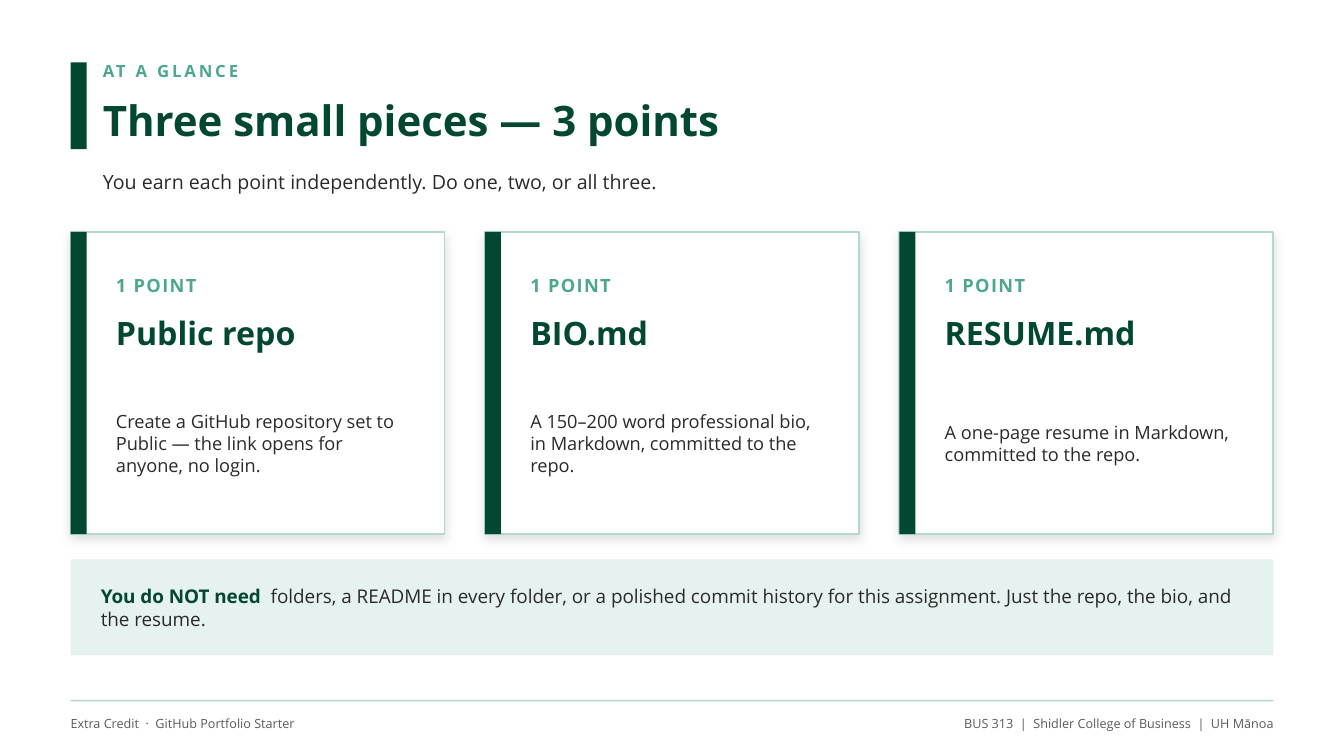
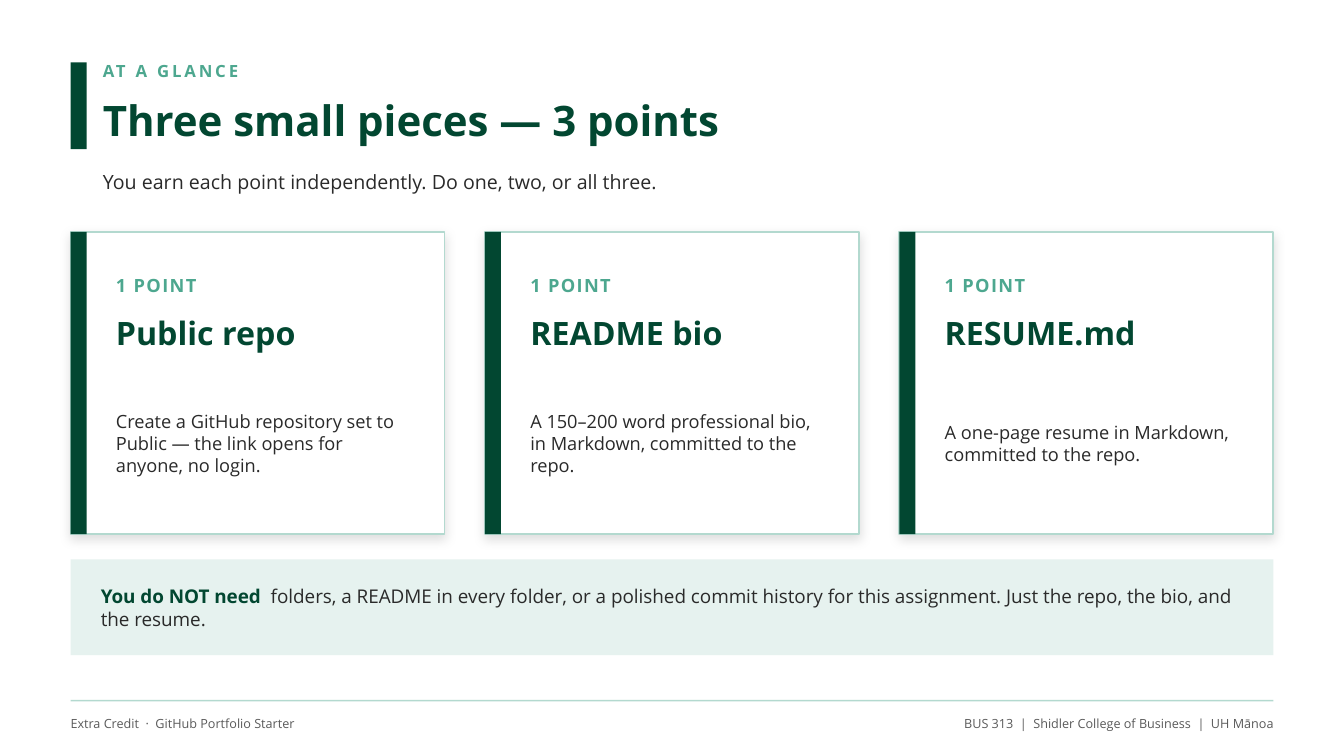
Before and after one commit to adamwstauffer/shidler, a slide deck: slide 3 of courses/International-Economics-And-Trade/projects/github-portfolio-extra-credit/BUS313_Extra_Credit_GitHub_Portfolio.pptx. Drawn at 1344x756 pixels with LibreOffice and Linux fonts; fonts in the diff are those of the drawing. Boxes give left, top, right and bottom in pixels: in the first picture for what was removed or moved away, otherwise in the second. Text is boxed around its words. In the diff, an @@ line names an element or a change of style, - is before the commit and + after.

```diff
--- a/courses/International-Economics-And-Trade/projects/github-portfolio-extra-credit/BUS313_Extra_Credit_GitHub_Portfolio.pptx
+++ b/courses/International-Economics-And-Trade/projects/github-portfolio-extra-credit/BUS313_Extra_Credit_GitHub_Portfolio.pptx
@@ text at [530, 320, 722, 346]: text changed @@
-BIO.md
+README bio
```
Also in this commit, not shown: 5 other slides changed, 1 other file.
